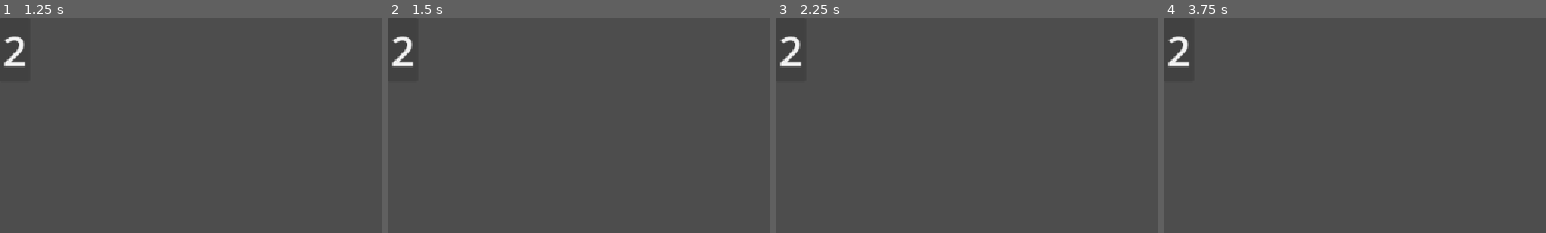
Above: before the commit, frames 1-4 (left to right).
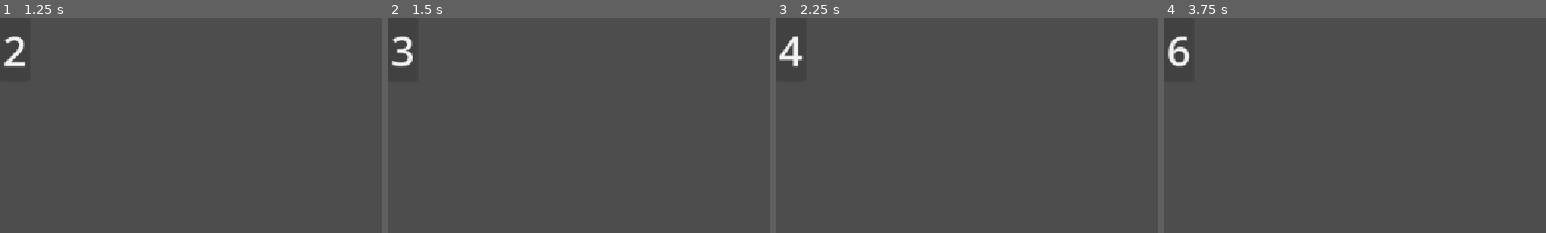
Above: after the commit, the same moments.

Repository: Ozodbek4252/godot-number-tap
Game: Godot game, scene res://Main.tscn
The game is run twice, just before and just after one commit, with the same random seed, the same clock (stepped at 60 frames per second) and the same inputs.
Inputs:
- Up to frame 1 (1.25 s): click "1" at 0.5 s
- Up to frame 2 (1.5 s): click "2" at 1.25 s
- Up to frame 3 (2.25 s): click "2" (after the commit: "3") at 2 s
- Up to frame 4 (3.75 s): click "2" (after the commit: "4") at 2.75 s; click "2" (after the commit: "5") at 3.5 s
The pictures show only the part of the screen within x 0-50%, y 0-50%; the shares and areas given below are measured in that part.

Frame 1 is identical in both runs. In frame 2, 0.3% of the frame differs, in the area x 1-7%, y 8-24%; in frame 3, 0.5%, in the area x 0-8%, y 8-24%; in frame 4, 0.5%.

Commit message:
Add current number state

Diff:
--- a/main.gd
+++ b/main.gd
@@ -1,4 +1,5 @@
 extends Node2D
+var current_number = 1
 
 
 # Called when the node enters the scene tree for the first time.
@@ -12,4 +13,5 @@
 
 
 func _on_button_pressed() -> void:
-	$Button.text = "2"
+	current_number += 1
+	$Button.text = str(current_number)
